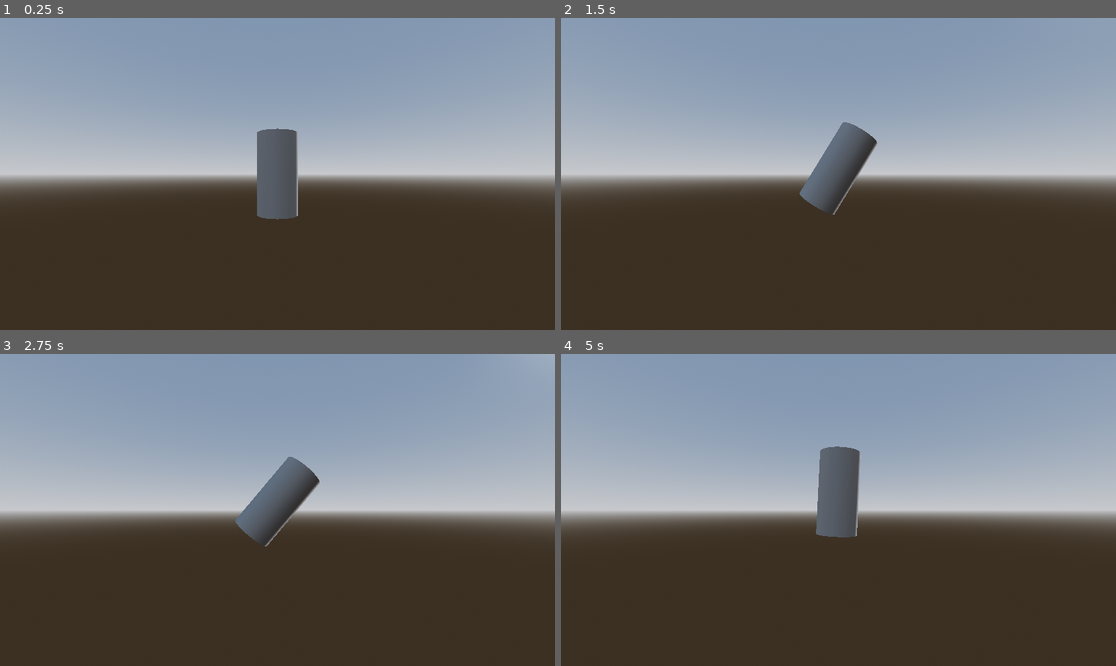
Above: before the commit, frames 1-4 (two rows, left to right).
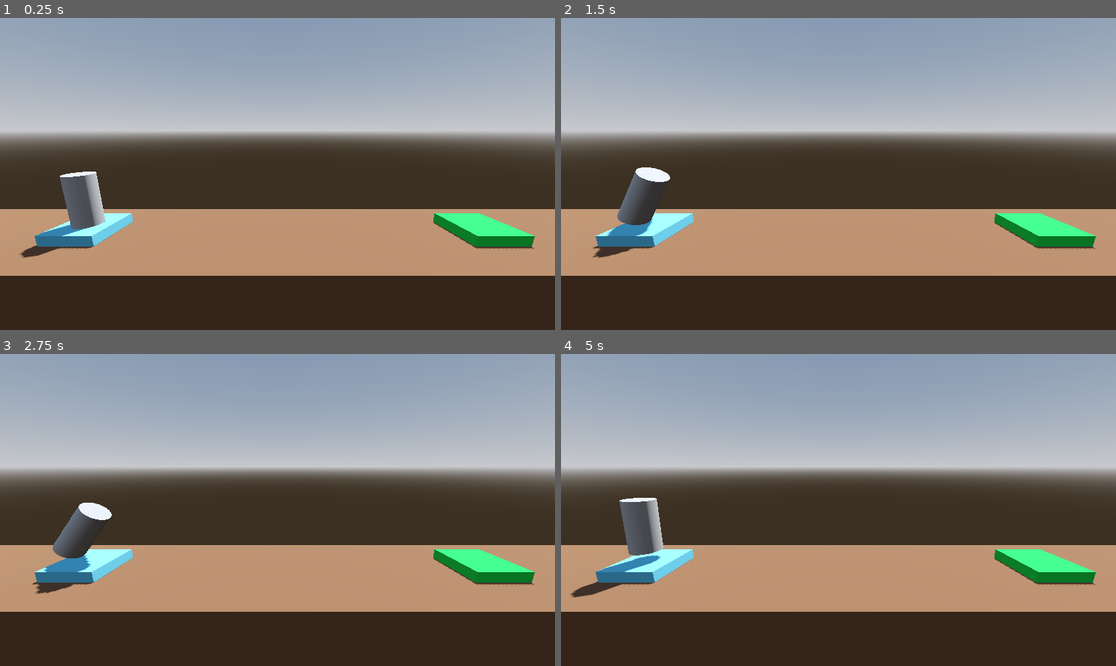
Above: after the commit, the same moments.

Repository: BlurryGames/ProjectBoost
Game: Godot game, scene res://level/level.tscn
The game is run twice, just before and just after one commit, with the same random seed, the same clock (stepped at 60 frames per second) and the same inputs. Before the commit the project starts from res://player.tscn.
Inputs:
- Up to frame 1 (0.25 s): no input
- Up to frame 2 (1.5 s): tap Enter (ui_accept) at 0.5, 0.77 s; hold Right (ui_right) 0.53-1.28 s; hold Left (ui_left) from 1.28 s (still down)
- Up to frame 3 (2.75 s): tap Enter (ui_accept) at 1.52 s; release Left (ui_left) at 2.03 s; hold Right (ui_right) from 2.03 s (still down)
- Up to frame 4 (5 s): tap Enter (ui_accept) at 3.02, 3.77, 4.52 s; release Right (ui_right) at 3.53 s; hold Left (ui_left) from 3.53 s (still down)

The runs differ from the first frame. In frame 1, 51% of the frame differs, in the area x 0-100%, y 23-83%; in frame 2, 50%; in frame 3, 50%; in frame 4, 50%.

Commit message:
Section2: Project Boost / Lesson6: Instantiating the Player

Diff:
--- a/level.tscn
+++ /dev/null
@@ -1,30 +0,0 @@
-[gd_scene load_steps=4 format=3 uid="uid://k4nb18fmqc17"]
-
-[sub_resource type="StandardMaterial3D" id="StandardMaterial3D_denjo"]
-albedo_color = Color(0.4, 0.269333, 0.176, 1)
-
-[sub_resource type="StandardMaterial3D" id="StandardMaterial3D_f3qcl"]
-albedo_color = Color(0.337255, 0.662745, 0.788235, 1)
-
-[sub_resource type="StandardMaterial3D" id="StandardMaterial3D_sg5nt"]
-albedo_color = Color(0.0876, 0.73, 0.237493, 1)
-
-[node name="Level" type="Node3D"]
-
-[node name="Floor" type="CSGBox3D" parent="."]
-transform = Transform3D(1, 0, 0, 0, 1, 0, 0, 0, 1, 0, -4, 0)
-use_collision = true
-size = Vector3(30, 8, 5)
-material = SubResource("StandardMaterial3D_denjo")
-
-[node name="LaunchPad" type="CSGBox3D" parent="."]
-transform = Transform3D(1, 0, 0, 0, 1, 0, 0, 0, 1, -7.5, 0.2, 0)
-use_collision = true
-size = Vector3(2, 0.4, 2)
-material = SubResource("StandardMaterial3D_f3qcl")
-
-[node name="LandingPad" type="CSGBox3D" parent="."]
-transform = Transform3D(1, 0, 0, 0, 1, 0, 0, 0, 1, 7.5, 0.2, 0)
-use_collision = true
-size = Vector3(2, 0.4, 2)
-material = SubResource("StandardMaterial3D_sg5nt")
--- /dev/null
+++ b/level/level.tscn
@@ -0,0 +1,58 @@
+[gd_scene load_steps=8 format=3 uid="uid://k4nb18fmqc17"]
+
+[ext_resource type="PackedScene" uid="uid://dyggyqaurslmy" path="res://player.tscn" id="1_6cm8h"]
+
+[sub_resource type="ProceduralSkyMaterial" id="ProceduralSkyMaterial_eyw3n"]
+sky_horizon_color = Color(0.64625, 0.65575, 0.67075, 1)
+ground_horizon_color = Color(0.64625, 0.65575, 0.67075, 1)
+
+[sub_resource type="Sky" id="Sky_wa8vc"]
+sky_material = SubResource("ProceduralSkyMaterial_eyw3n")
+
+[sub_resource type="Environment" id="Environment_x6xkq"]
+background_mode = 2
+sky = SubResource("Sky_wa8vc")
+tonemap_mode = 2
+glow_enabled = true
+
+[sub_resource type="StandardMaterial3D" id="StandardMaterial3D_denjo"]
+albedo_color = Color(0.4, 0.269333, 0.176, 1)
+
+[sub_resource type="StandardMaterial3D" id="StandardMaterial3D_f3qcl"]
+albedo_color = Color(0.337255, 0.662745, 0.788235, 1)
+
+[sub_resource type="StandardMaterial3D" id="StandardMaterial3D_sg5nt"]
+albedo_color = Color(0.0876, 0.73, 0.237493, 1)
+
+[node name="Level" type="Node3D"]
+
+[node name="WorldEnvironment" type="WorldEnvironment" parent="."]
+environment = SubResource("Environment_x6xkq")
+
+[node name="DirectionalLight3D" type="DirectionalLight3D" parent="."]
+transform = Transform3D(-0.866025, -0.433013, 0.25, 0, 0.5, 0.866025, -0.5, 0.75, -0.433013, 0, 0, 0)
+shadow_enabled = true
+
+[node name="Floor" type="CSGBox3D" parent="."]
+transform = Transform3D(1, 0, 0, 0, 1, 0, 0, 0, 1, 0, -4, 0)
+use_collision = true
+size = Vector3(30, 8, 5)
+material = SubResource("StandardMaterial3D_denjo")
+
+[node name="LaunchPad" type="CSGBox3D" parent="."]
+transform = Transform3D(1, 0, 0, 0, 1, 0, 0, 0, 1, -7.5, 0.2, 0)
+use_collision = true
+size = Vector3(2, 0.4, 2)
+material = SubResource("StandardMaterial3D_f3qcl")
+
+[node name="LandingPad" type="CSGBox3D" parent="."]
+transform = Transform3D(1, 0, 0, 0, 1, 0, 0, 0, 1, 8, 0.2, 0)
+use_collision = true
+size = Vector3(2, 0.4, 2)
+material = SubResource("StandardMaterial3D_sg5nt")
+
+[node name="Camera3D" type="Camera3D" parent="."]
+transform = Transform3D(1, 0, 0, 0, 0.978148, 0.207912, 0, -0.207912, 0.978148, 0, 4, 7.5)
+
+[node name="Player" parent="." instance=ExtResource("1_6cm8h")]
+transform = Transform3D(1, 0, 0, 0, 1, 0, 0, 0, 1, -7.5, 1.4, 0)
--- a/player.tscn
+++ b/player.tscn
@@ -1,35 +1,11 @@
-[gd_scene load_steps=6 format=3 uid="uid://dyggyqaurslmy"]
+[gd_scene load_steps=3 format=3 uid="uid://dyggyqaurslmy"]
 
 [ext_resource type="Script" path="res://player.gd" id="1_byuou"]
-
-[sub_resource type="ProceduralSkyMaterial" id="ProceduralSkyMaterial_l4ndd"]
-sky_horizon_color = Color(0.64625, 0.65575, 0.67075, 1)
-ground_horizon_color = Color(0.64625, 0.65575, 0.67075, 1)
-
-[sub_resource type="Sky" id="Sky_00sc3"]
-sky_material = SubResource("ProceduralSkyMaterial_l4ndd")
-
-[sub_resource type="Environment" id="Environment_2mndm"]
-background_mode = 2
-sky = SubResource("Sky_00sc3")
-tonemap_mode = 2
-glow_enabled = true
 
 [sub_resource type="CylinderMesh" id="CylinderMesh_mqvpn"]
 
 [node name="Player" type="Node3D"]
 script = ExtResource("1_byuou")
 
-[node name="WorldEnvironment" type="WorldEnvironment" parent="."]
-environment = SubResource("Environment_2mndm")
-
-[node name="DirectionalLight3D" type="DirectionalLight3D" parent="."]
-transform = Transform3D(-0.866025, -0.433013, 0.25, 0, 0.5, 0.866025, -0.5, 0.75, -0.433013, 0, 0, 0)
-shadow_enabled = true
-
 [node name="MeshInstance3D" type="MeshInstance3D" parent="."]
 mesh = SubResource("CylinderMesh_mqvpn")
-
-[node name="Camera3D" type="Camera3D" parent="."]
-transform = Transform3D(1, 0, 0, 0, 1, 0, 0, 0, 1, 0, 0, 5)
-top_level = true
--- a/project.godot
+++ b/project.godot
@@ -11,6 +11,12 @@
 [application]
 
 config/name="ProjectBoost"
-run/main_scene="res://player.tscn"
+run/main_scene="res://level/level.tscn"
 config/features=PackedStringArray("4.2", "Forward Plus")
 config/icon="res://icon.svg"
+
+[file_customization]
+
+folder_colors={
+"res://level/": "green"
+}
